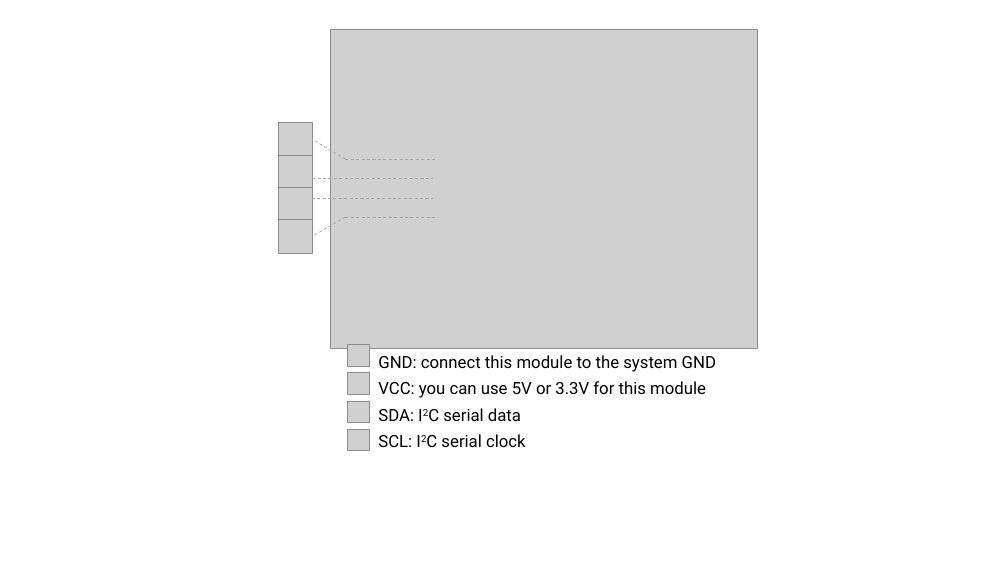
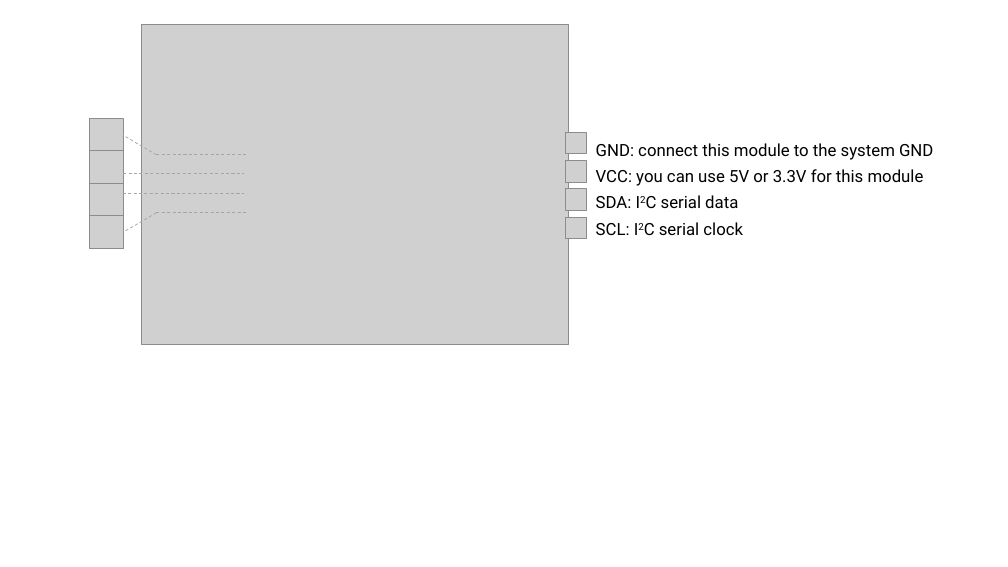
Before and after one commit to SeeedDocument/Grove-I2C_High_Accuracy_Temperature_Sensor-MCP9808, a slide deck: slide 1 of img/pin_map_2040.pptx. Drawn at 1008x567 pixels with LibreOffice and Linux fonts; fonts in the diff are those of the drawing; grey boxes stand for pictures. Boxes give left, top, right and bottom in pixels: in the first picture for what was removed or moved away, otherwise in the second. Text is boxed around its words. In the diff, an @@ line names an element or a change of style, - is before the commit and + after.

```diff
--- a/img/pin_map_2040.pptx
+++ b/img/pin_map_2040.pptx
@@ text "GND: connect this module to ...": place and size @@
-text "GND: connect this module to ..." at [378, 355, 716, 447]
+text "GND: connect this module to ..." at [596, 143, 933, 235]
@@ picture: place and size @@
-picture at [348, 401, 370, 423]
+picture at [565, 189, 587, 211]
@@ 6 lines, 5 pictures: place and size @@
-6 lines, 5 pictures at [279, 29, 758, 349]
+6 lines, 5 pictures at [90, 25, 569, 345]
@@ 3 pictures: place and size @@
-3 pictures at [348, 345, 370, 451]
+3 pictures at [565, 132, 587, 239]
```
Also in this commit, not shown: 1 other file.
